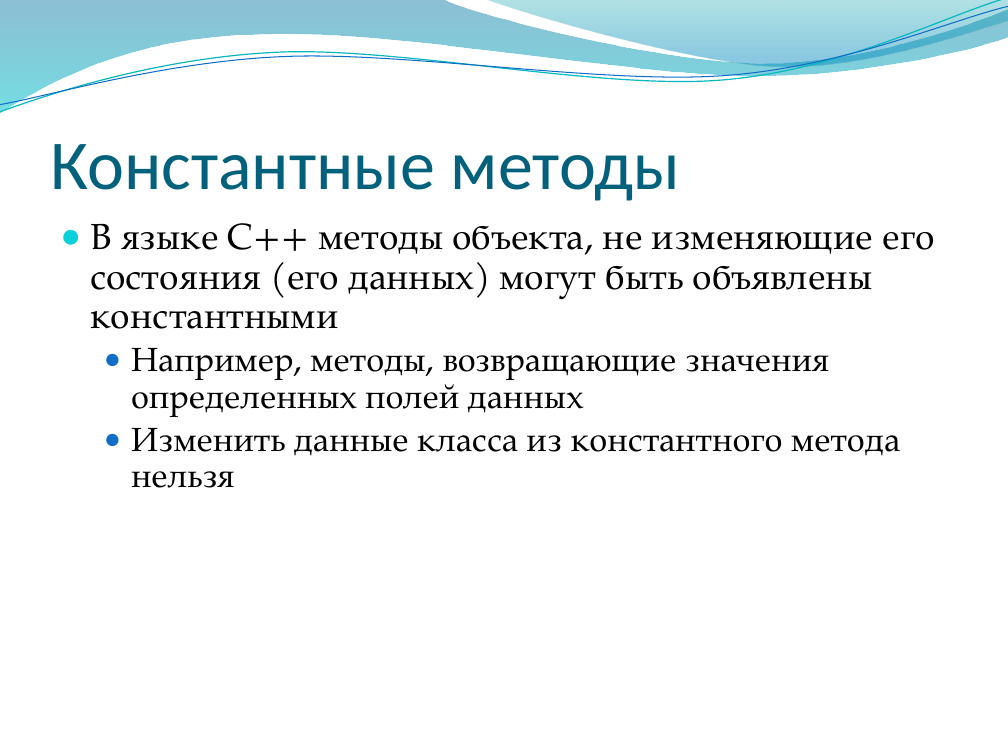
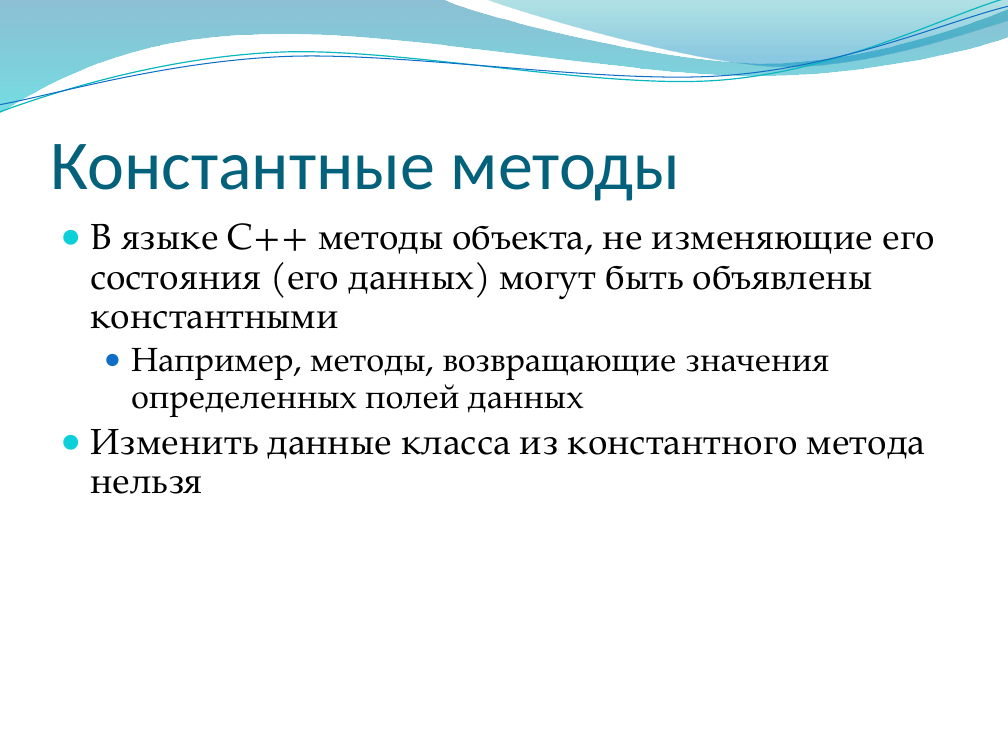
Before and after one commit to alexey-malov/oop, a slide deck: slide 36 of lectures/02/Основы ООП.pptx. Drawn at 1008x756 pixels with LibreOffice and Linux fonts; fonts in the diff are those of the drawing; background and template pictures are left out. Boxes give left, top, right and bottom in pixels: in the first picture for what was removed or moved away, otherwise in the second. Text is boxed around its words. In the diff, an @@ line names an element or a change of style, - is before the commit and + after.

```diff
--- a/lectures/02/Основы ООП.pptx
+++ b/lectures/02/Основы ООП.pptx
@@ text at bbox=[91, 429, 925, 494]: size 24 to 26 pt in "Изменить данные класса из константного метода нельзя"; list level 2 to 1 in "Изменить данные класса из константного ..."; bullet colour #0F6FC6 to #0BD0D9 @@
```
Also in this commit, not shown: 2 other slides changed.
